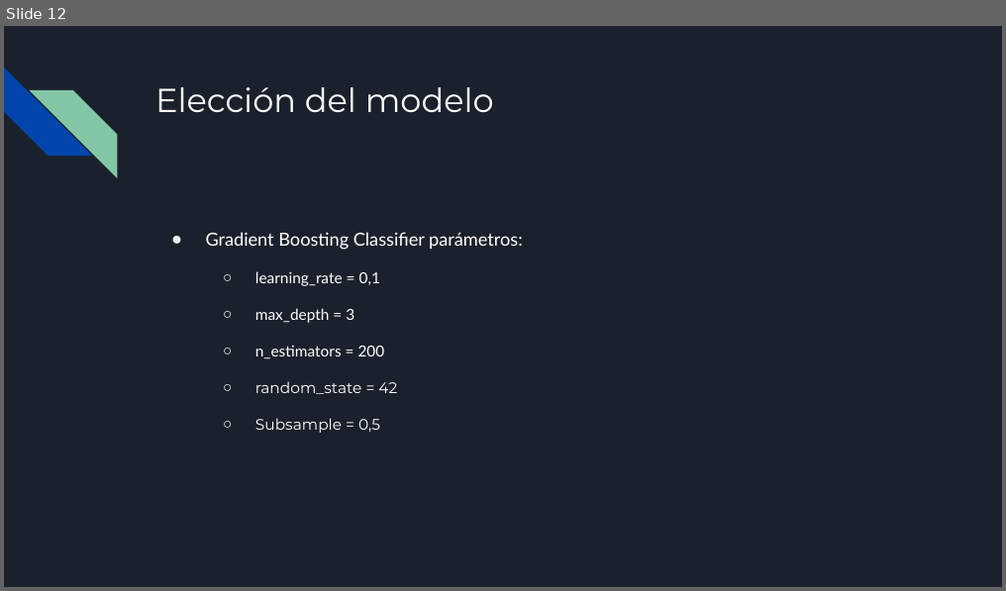
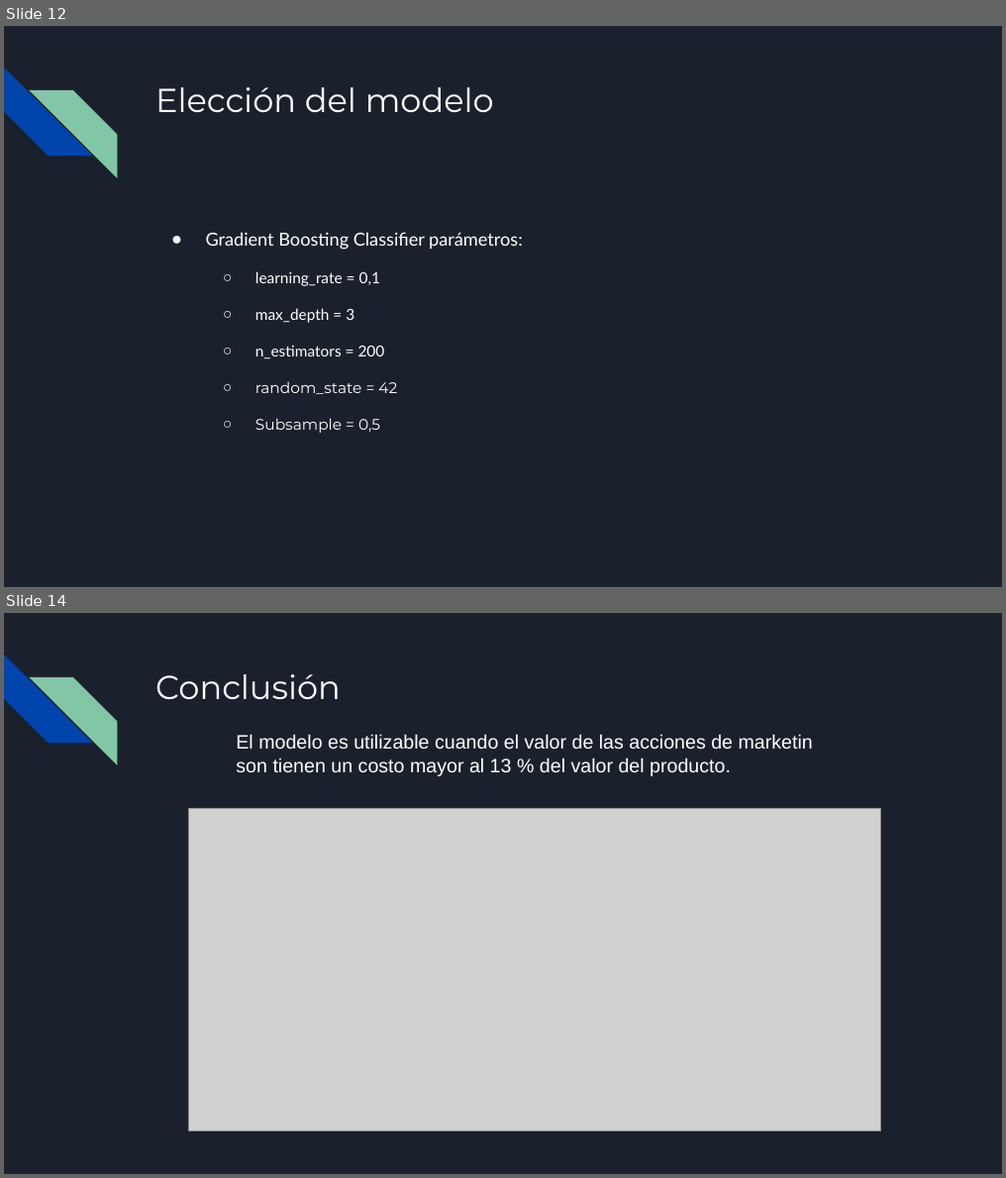
Before and after one commit to RoberthHernandez/churn-prediction-CH, a slide deck: Presentación.pptx. Shown one above the other, each under a label of ours: slide 12 before the commit, slides 12 and 14 after it; the slides between them are not shown. The pictures are 1006x591 and 1006x1178 pixels, drawn with LibreOffice and Linux fonts; fonts in the diff are those of the drawing; grey boxes stand for pictures. Boxes give left, top, right and bottom in pixels: in the first picture for what was removed or moved away, otherwise in the second. Text is boxed around its words. In the diff, an @@ line names an element or a change of style, - is before the commit and + after.

```diff
--- a/Presentación.pptx
+++ b/Presentación.pptx
@@ slide 14 added at bbox=[4, 613, 1002, 1174], background #1B212C; not listed: 2 template elements that a slide beside it also shows @@
@@ title added at bbox=[155, 674, 341, 699], 24 pt, text #FFFFFF @@
+Conclusión
@@ text added at bbox=[236, 734, 813, 776], 14 pt, text #FFFFFF @@
+El modelo es utilizable cuando el valor de las acciones de marketin son tienen un costo mayor al 13 % del valor del producto.
@@ picture added at bbox=[188, 809, 880, 1131] @@
```
Also in this commit, not shown: 1 slide changed, 5 other files.
